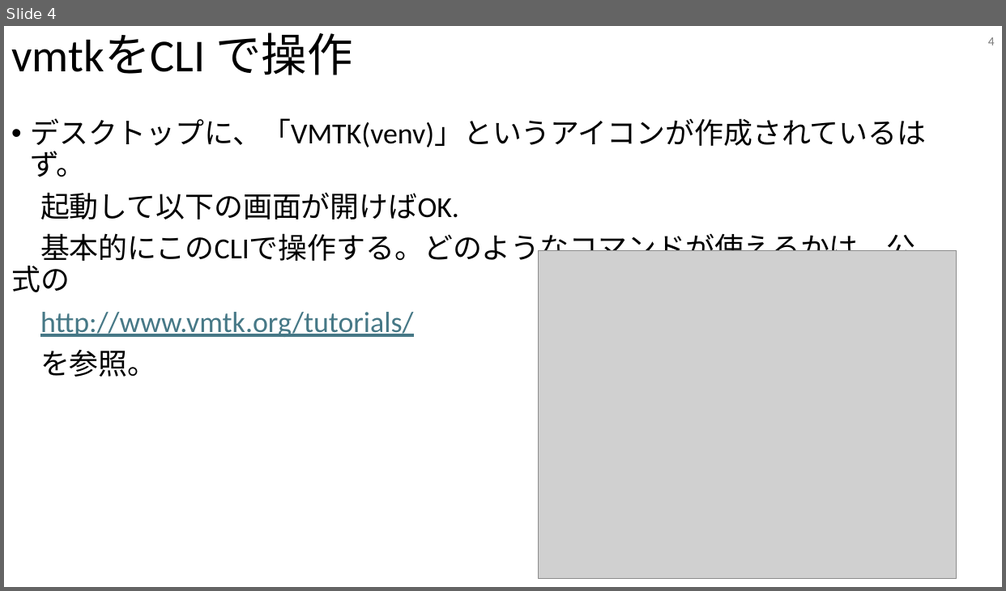
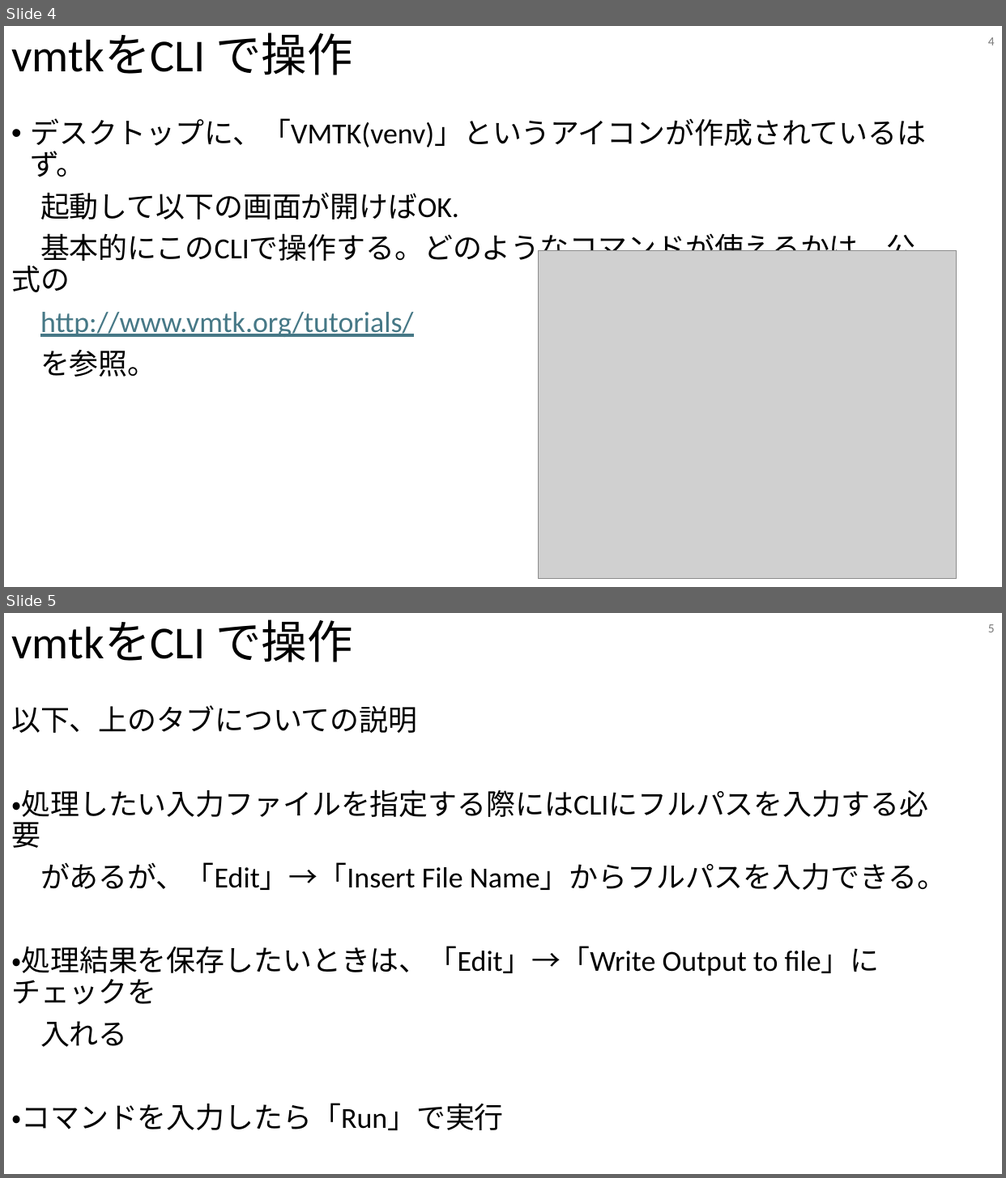
Before and after one commit to tailup7/howtoVM, a slide deck: vmtkSetup/setup.pptx. Shown one above the other, each under a label of ours: slide 4 before the commit, slides 4 and 5 after it. The pictures are 1006x591 and 1006x1178 pixels, drawn with LibreOffice and Linux fonts; fonts in the diff are those of the drawing; grey boxes stand for pictures. Boxes give left, top, right and bottom in pixels: in the first picture for what was removed or moved away, otherwise in the second. Text is boxed around its words. In the diff, an @@ line names an element or a change of style, - is before the commit and + after.

```diff
--- a/vmtkSetup/setup.pptx
+++ b/vmtkSetup/setup.pptx
@@ slide 5 added at [4,613,1002,1174], background #FFFFFF @@
@@ title added at [11,619,352,662], 44 pt, text #000000 @@
+vmtkをCLI で操作
@@ page number added at [988,624,995,632], 12 pt, text #797979 @@
+5
@@ text added at [11,705,947,1131], 28 pt, text #000000 @@
+以下、上のタブについての説明
+・処理したい入力ファイルを指定する際にはCLIにフルパスを入力する必要
+があるが、「Edit」→「Insert File Name」からフルパスを入力できる。
+・処理結果を保存したいときは、「Edit」→「Write Output to file」にチェックを
+入れる
+・コマンドを入力したら「Run」で実行
```
Also in this commit, not shown: 1 other file.
